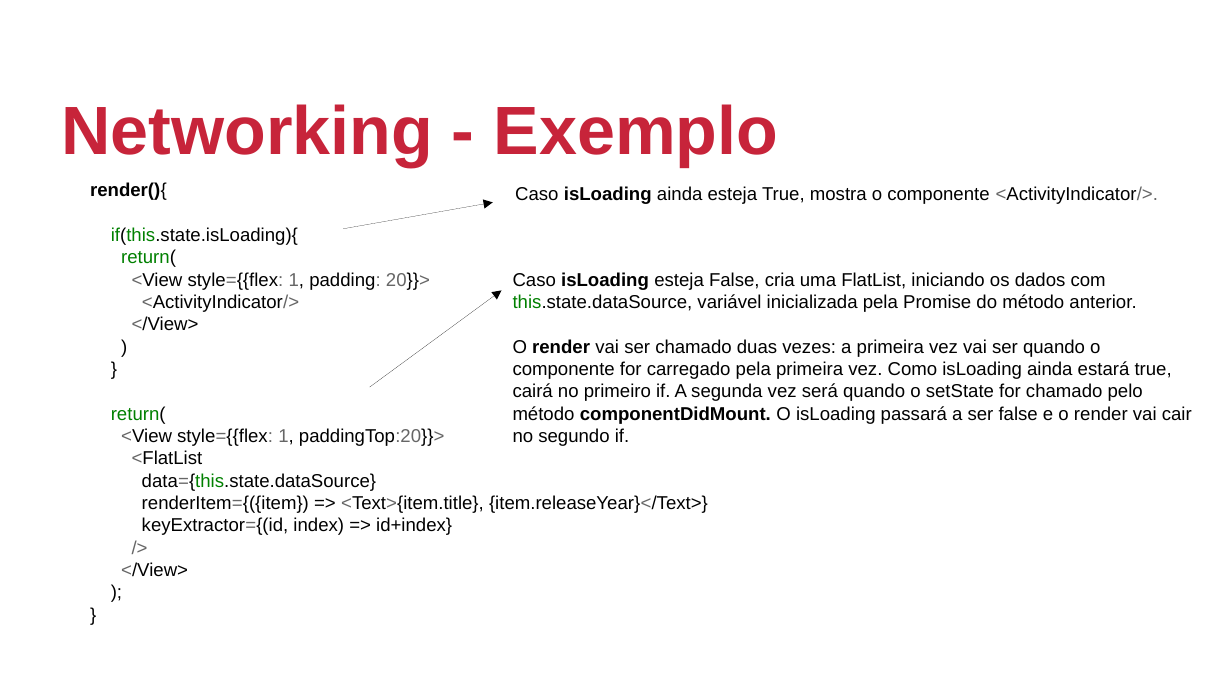
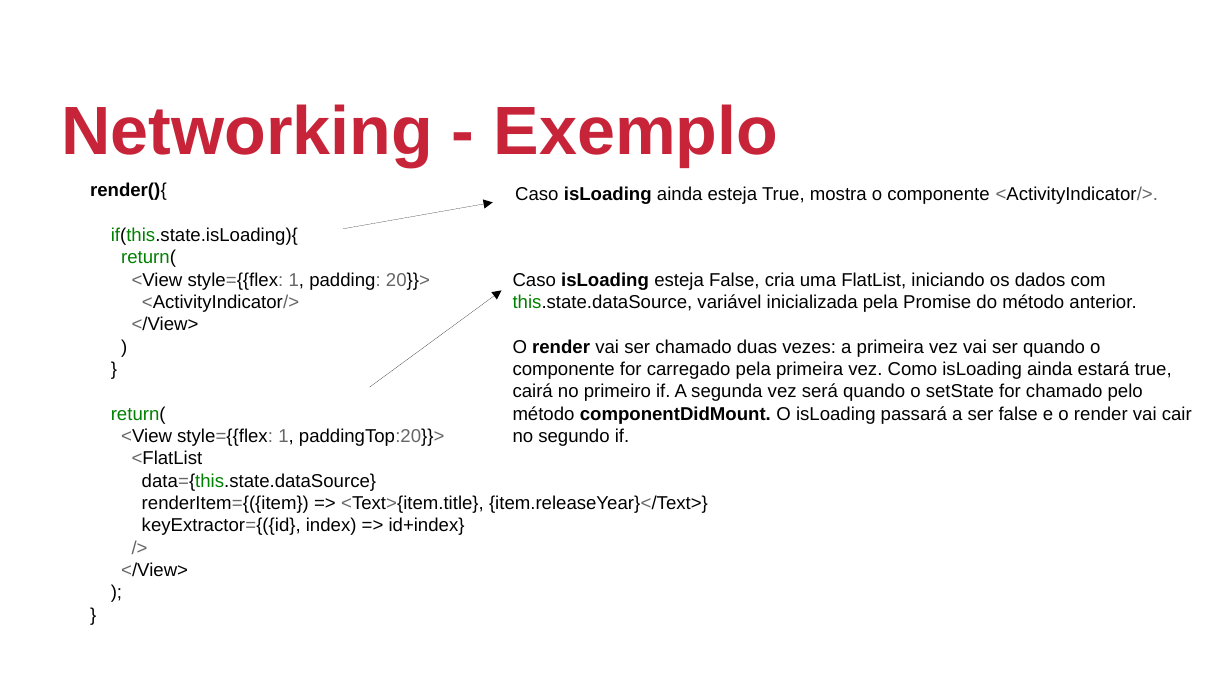
Before and after one commit to johnmagt/PIDM-2019_2, a slide deck: slide 39 of SLIDES/aula02.odp. Drawn at 1232x693 pixels with LibreOffice and Linux fonts; fonts in the diff are those of the drawing; background and template pictures are left out. Boxes give left, top, right and bottom in pixels: in the first picture for what was removed or moved away, otherwise in the second. Text is boxed around its words. In the diff, an @@ line names an element or a change of style, - is before the commit and + after.

```diff
--- a/SLIDES/aula02.odp
+++ b/SLIDES/aula02.odp
@@ text at box(142, 517, 465, 535): text changed @@
-keyExtractor={(id, index) => id+index}
+keyExtractor={({id}, index) => id+index}
```
Also in this commit, not shown: 5 other files.
